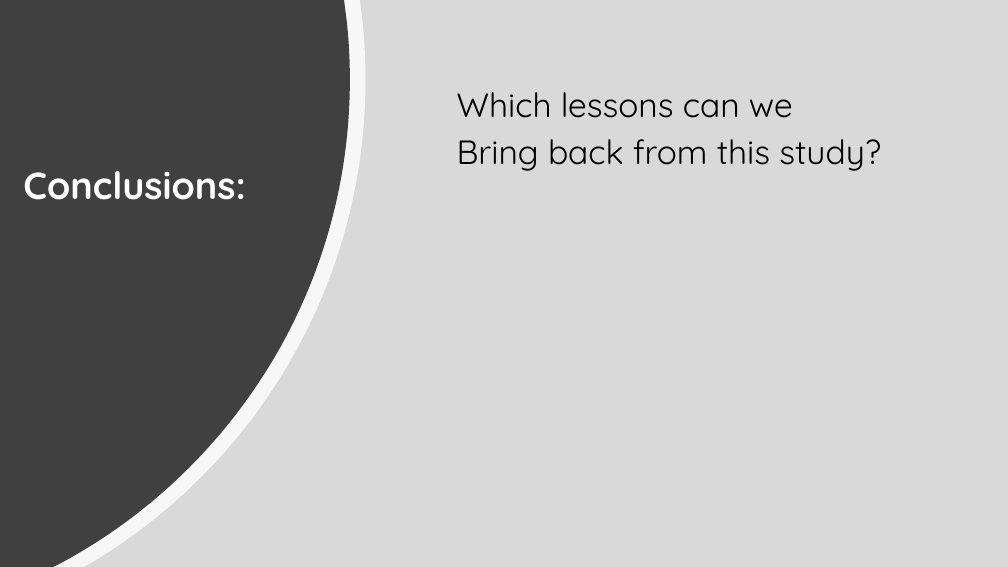
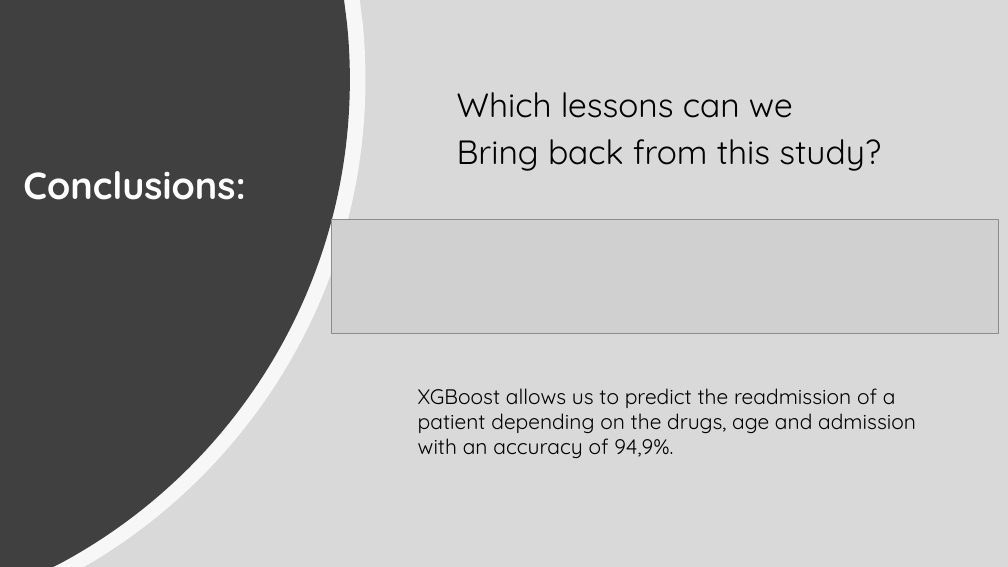
Before and after one commit to Const679/Python-Diabete, a slide deck: slide 13 of Readmission of the Diabetics patients.pptx. Drawn at 1008x567 pixels with LibreOffice and Linux fonts; fonts in the diff are those of the drawing; grey boxes stand for pictures. Boxes give left, top, right and bottom in pixels: in the first picture for what was removed or moved away, otherwise in the second. Text is boxed around its words. In the diff, an @@ line names an element or a change of style, - is before the commit and + after.

Commit message:
ppt

```diff
--- a/Readmission of the Diabetics patients.pptx
+++ b/Readmission of the Diabetics patients.pptx
@@ picture added at (331,219,998,333) @@
@@ text added at (418,388,916,458), 20 pt, text #000000 @@
+XGBoost allows us to predict the readmission of a patient depending on the drugs, age and admission with an accuracy of 94,9%.
```
Also in this commit, not shown: 3 other slides changed, 1 slide added, 1 slide removed.
